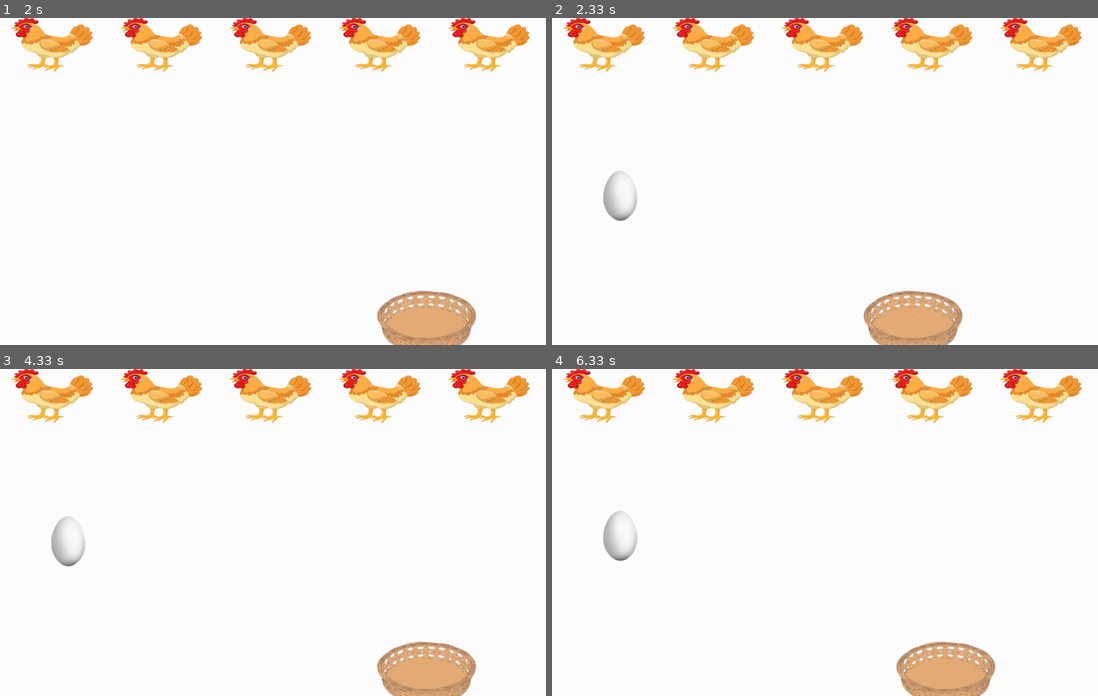
Above: before the commit, frames 1-4 (two rows, left to right).
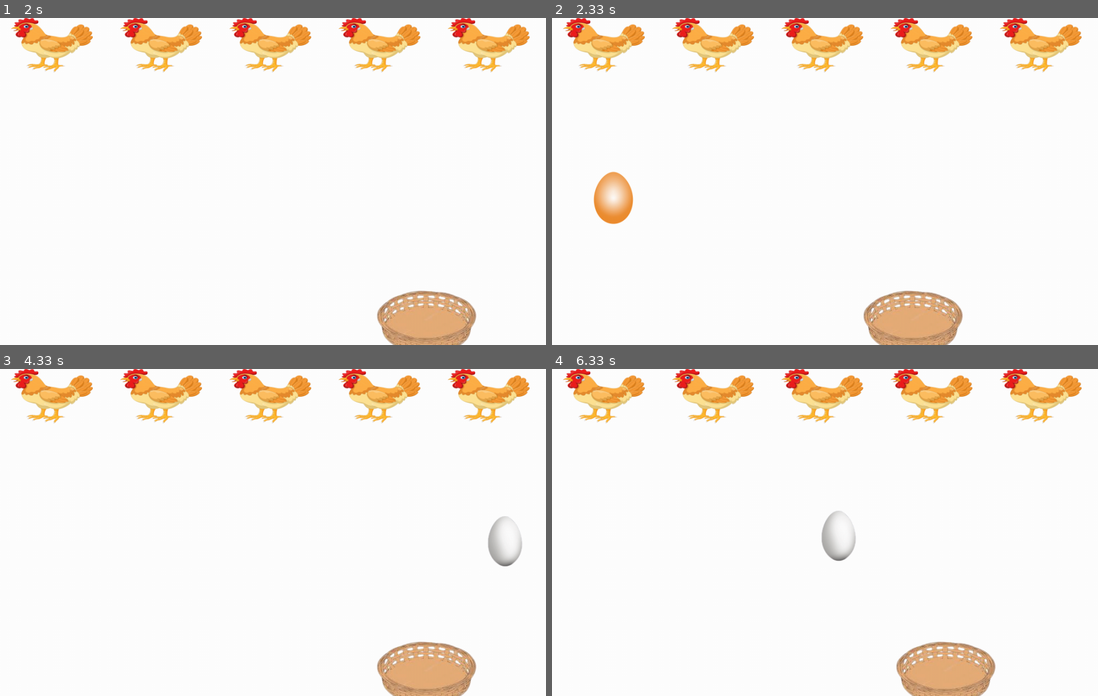
Above: after the commit, the same moments.

Repository: aman-agrawal/hen-egg-catcher-pygame
Game: pygame game, started from egg.py
Same seed, same stepped clock (60 frames per second), same inputs: the game is played once before the commit and once after it.
Inputs:
- Up to frame 1 (2 s): tap Space at 0.33 s; hold Right 0.67-1.13 s; hold Right 1.17-1.63 s; hold Left from 1.67 s (still down)
- Up to frame 2 (2.33 s): release Left at 2.2 s; hold Left from 2.23 s (still down)
- Up to frame 3 (4.33 s): release Left at 2.63 s; hold Right 2.67-3.3 s; hold Left 3.33-3.8 s; hold Right 3.83-4.3 s
- Up to frame 4 (6.33 s): hold Right 4.33-4.8 s; hold Left 4.83-5.37 s; hold Left 5.4-5.8 s; hold Right from 5.83 s (still down)

Frame 1 is identical in both runs. In frame 2, 1.0% of the frame differs, in the area x 7-16%, y 46-64%; in frame 3, 0.8%; in frame 4, 0.8%.

Commit message:
v1.1 some_improvements

Diff:
--- a/egg.py
+++ b/egg.py
@@ -180,8 +180,8 @@
        	curtime=time.time()
        	if curtime-prevtime>2:
        		prevtime=curtime
-       		# choice = random.randint(0, 4)
-       		choice = 0
+       		choice = random.randint(0, 4)
+       		# choice = 0
        		choice2 = random.randint(1, 10)
        		if 1<=choice2<=5 :
        			eggchoice=1
@@ -189,7 +189,6 @@
        			eggchoice=2
        		else:
        			eggchoice=3
-       		eggchoice=1
 
 
         downvel = 10
